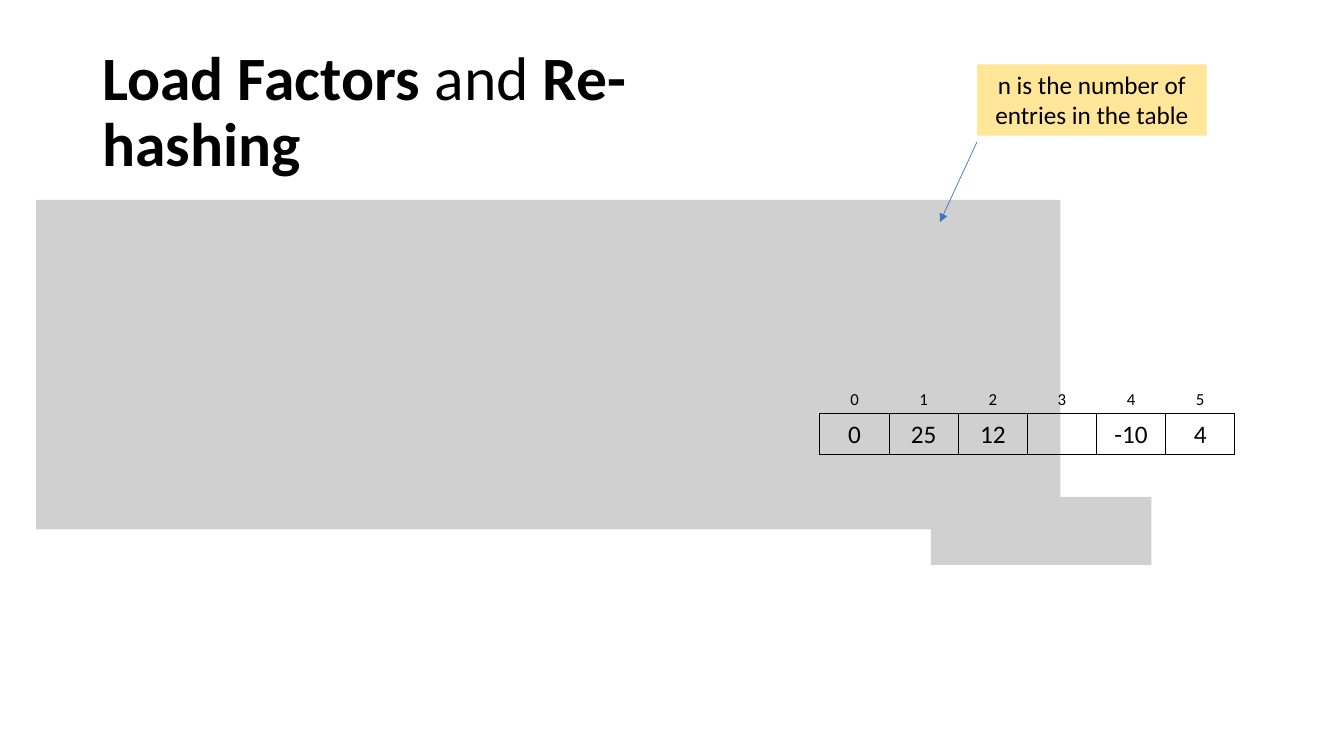
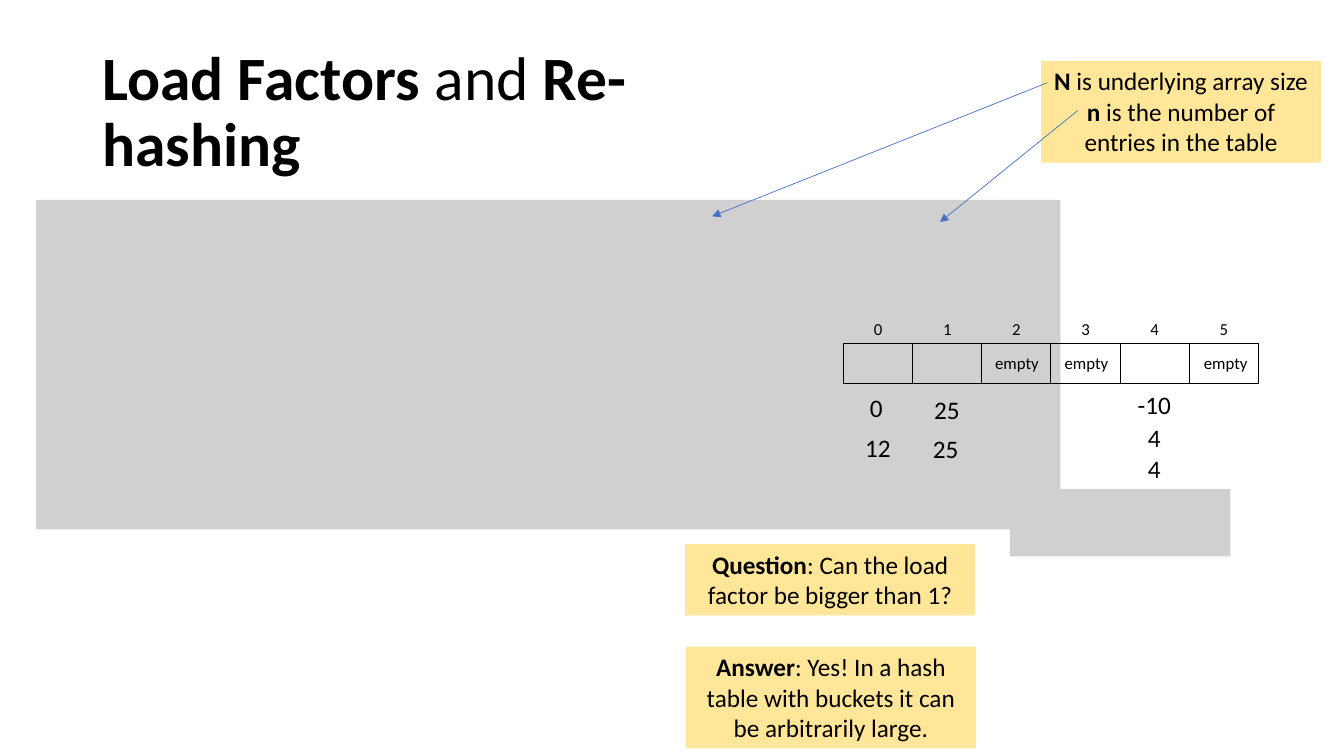
Before and after one commit to tjd1234/cmpt225summer2023, a slide deck: slide 42 of lecture_notes/week8/week8_maps_and_hashing.pptx (slide 40 before the commit). Drawn at 1344x756 pixels with LibreOffice and Linux fonts; fonts in the diff are those of the drawing; grey boxes stand for pictures. Boxes give left, top, right and bottom in pixels: in the first picture for what was removed or moved away, otherwise in the second. Text is boxed around its words. In the diff, an @@ line names an element or a change of style, - is before the commit and + after.

```diff
--- a/lecture_notes/week8/week8_maps_and_hashing.pptx
+++ b/lecture_notes/week8/week8_maps_and_hashing.pptx
@@ arrow added from (1048, 83) to (713, 217), #4472C4 0.5 pt @@
@@ rectangle "N is underlying array size ...": place and size @@
-rectangle "N is underlying array size ..." at box(977, 65, 1207, 136)
+rectangle "N is underlying array size ..." at box(1042, 60, 1322, 162)
@@ text in rectangle at box(1054, 72, 1308, 152): text changed @@
-n is the number of entries in the table
+N is underlying array size
+n is the number of entries in the table
@@ arrow moved from (977, 142) - (941, 222) to (1078, 111) - (941, 222) @@
@@ rectangle added at box(844, 344, 913, 384), outline #000000 0.75 pt @@
@@ rectangle added at box(913, 344, 983, 384), outline #000000 0.75 pt @@
@@ rectangle added at box(982, 344, 1052, 384), outline #000000 0.75 pt @@
@@ text added at box(995, 358, 1039, 372), 12 pt, text #000000 @@
+empty
@@ 6 texts, 1 rectangle: place and size @@
-6 texts, 1 rectangle at box(850, 394, 1204, 454)
+6 texts, 1 rectangle at box(874, 324, 1228, 384)
@@ text added at box(1065, 358, 1109, 372), 12 pt, text #000000 @@
+empty
@@ rectangle added at box(1120, 344, 1190, 384), outline #000000 0.75 pt @@
@@ rectangle added at box(1190, 344, 1259, 384), outline #000000 0.75 pt @@
@@ text added at box(1204, 358, 1248, 372), 12 pt, text #000000 @@
+empty
@@ text "0": place and size @@
-text "0" at box(821, 413, 890, 454)
+text "0" at box(870, 400, 883, 417)
@@ text "-10": place and size @@
-text "-10" at box(1097, 413, 1167, 454)
+text "-10" at box(1138, 397, 1171, 414)
@@ text added at box(934, 402, 960, 419), 18 pt, text #000000 @@
+25
@@ text "4": place and size @@
-text "4" at box(1166, 413, 1235, 454)
+text "4" at box(1148, 430, 1161, 447)
@@ alignment centre to left; outline #000000 0.75 pt to none in 5 elements at box(933, 441, 959, 458), box(1138, 397, 1171, 414), box(1148, 430, 1161, 447), box(870, 400, 883, 417), box(865, 440, 891, 457) @@
@@ text "12": place and size @@
-text "12" at box(959, 413, 1028, 454)
+text "12" at box(865, 440, 891, 457)
@@ text "25": place and size @@
-text "25" at box(889, 413, 959, 454)
+text "25" at box(933, 441, 959, 458)
@@ text added at box(1148, 461, 1161, 478), 18 pt, text #000000 @@
+4
@@ picture: place and size @@
-picture at box(932, 497, 1152, 566)
+picture at box(1010, 489, 1231, 557)
@@ rectangle added at box(686, 544, 976, 616), fill #FFE699, 18 pt, text #000000 @@
+Question: Can the load factor be bigger than 1?
@@ rectangle added at box(686, 647, 976, 749), fill #FFE699, 18 pt, text #000000 @@
+Answer: Yes! In a hash table with buckets it can be arbitrarily large.
```
Also in this commit, not shown: 34 other slides changed, 1 slide added, 1 other file.
